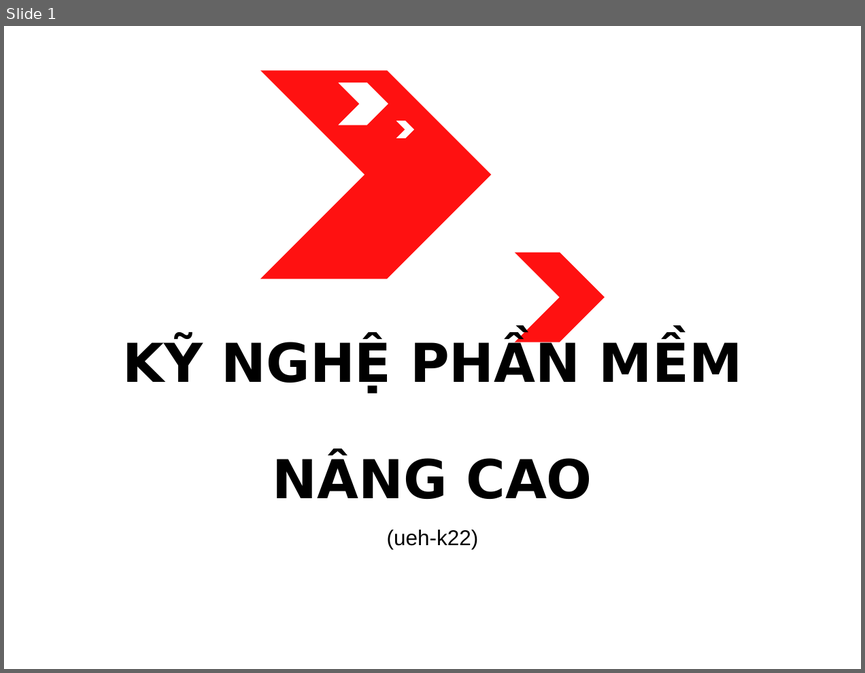
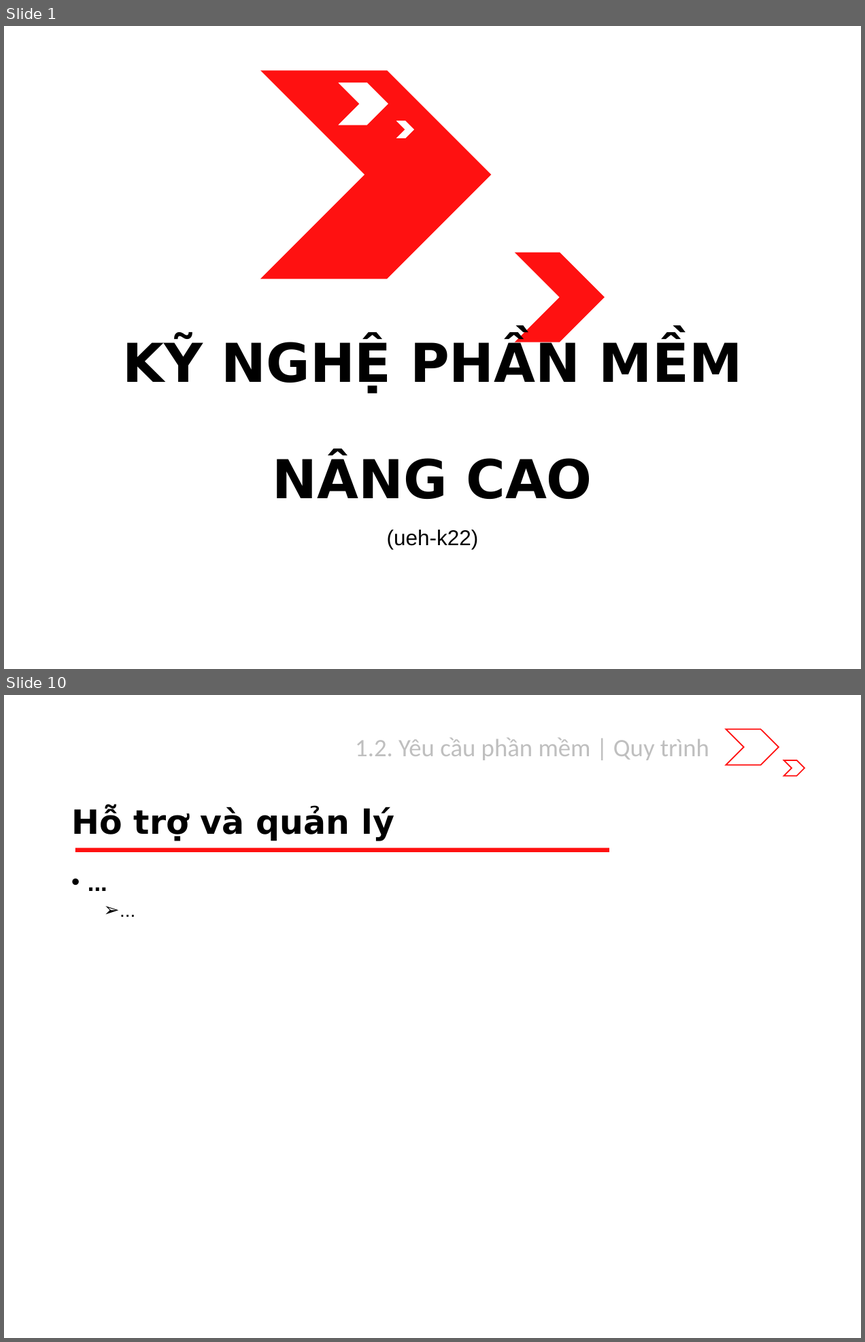
Before and after one commit to riverspart/uet-adv-sw-engineering, a slide deck: slide/release/chapter_1/slide.pptx. Shown one above the other, each under a label of ours: slide 1 before the commit, slides 1 and 10 after it; the slides between them are not shown. The pictures are 865x673 and 865x1342 pixels, drawn with LibreOffice and Linux fonts; fonts in the diff are those of the drawing. Boxes give left, top, right and bottom in pixels: in the first picture for what was removed or moved away, otherwise in the second. Text is boxed around its words. In the diff, an @@ line names an element or a change of style, - is before the commit and + after.

Commit message:
Release new template for slide vs Content structure for 1.1, 1.2
- Update slide template
+ Add Heading context title for content slides
+ Add Session preview hierarchy for session slides
- Add Content structure for 1.1, 1.2

```diff
--- a/slide/release/chapter_1/slide.pptx
+++ b/slide/release/chapter_1/slide.pptx
@@ slide 10 added at (4,695,861,1338), background #FFFFFF @@
@@ chevron added at (725,729,778,765), outline #FF1111 1 pt @@
@@ text added at (355,738,709,760), 21 pt, text #BFBFBF @@
+1.2. Yêu cầu phần mềm | Quy trình
@@ chevron added at (784,760,804,775), outline #FF1111 1 pt @@
@@ title added at (71,807,395,841), 28 pt, text #000000, bold @@
+Hỗ trợ và quản lý
@@ rectangle added at (75,847,609,852), fill #FF1111 @@
@@ text added at (63,866,802,1274), 20 pt, text #000000, bold @@
+• ...
+  ➢ ...
```
Also in this commit, not shown: 4 slides changed, 5 other slides added.
